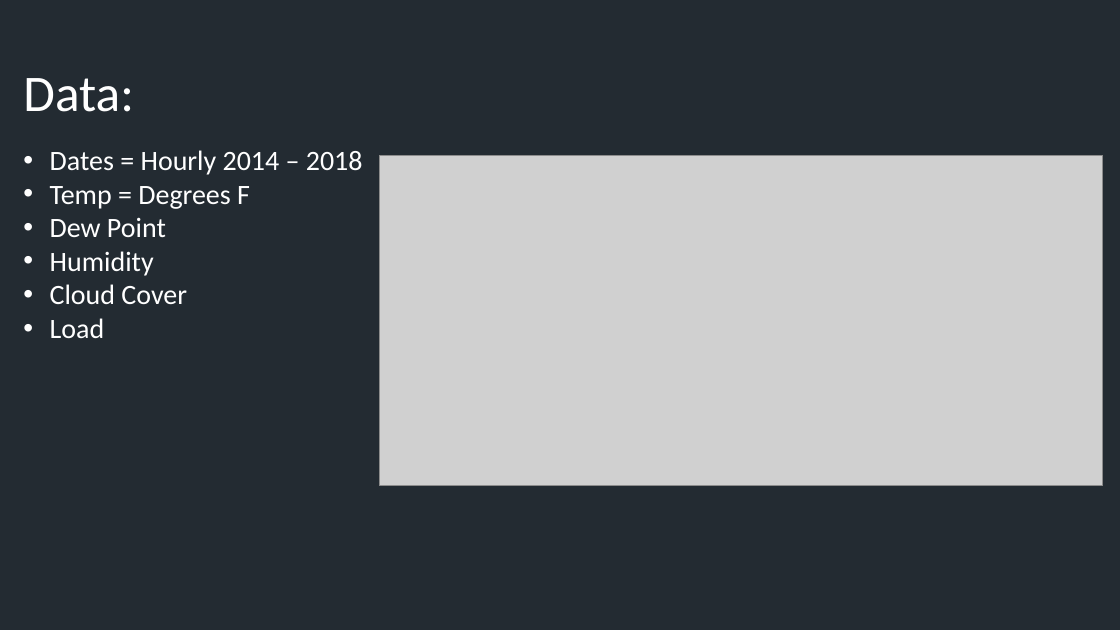
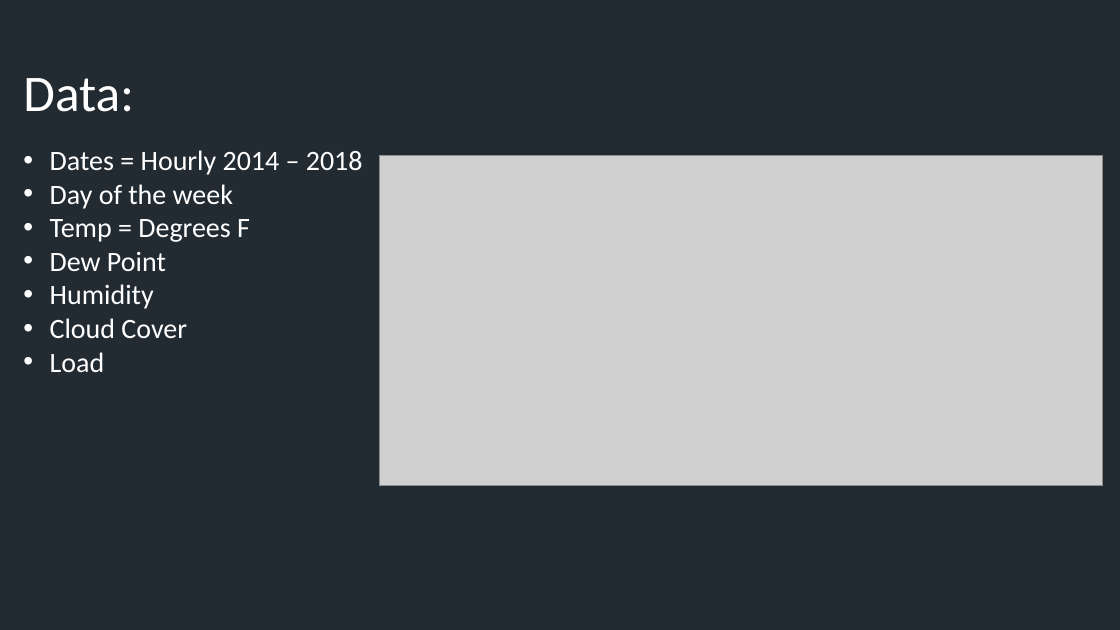
Before and after one commit to Matlickp/Energy_Load_Forecasting, a slide deck: slide 5 of Energy Load Forecasting Presentation.pptx. Drawn at 1120x630 pixels with LibreOffice and Linux fonts; fonts in the diff are those of the drawing; grey boxes stand for pictures; background and template pictures are left out. Boxes give left, top, right and bottom in pixels: in the first picture for what was removed or moved away, otherwise in the second. Text is boxed around its words. In the diff, an @@ line names an element or a change of style, - is before the commit and + after.

```diff
--- a/Energy Load Forecasting Presentation.pptx
+++ b/Energy Load Forecasting Presentation.pptx
@@ text at [50, 184, 233, 209]: paragraph added @@
+• Day of the week
```
Also in this commit, not shown: 9 slides added, 6 slides removed, 5 other files.
